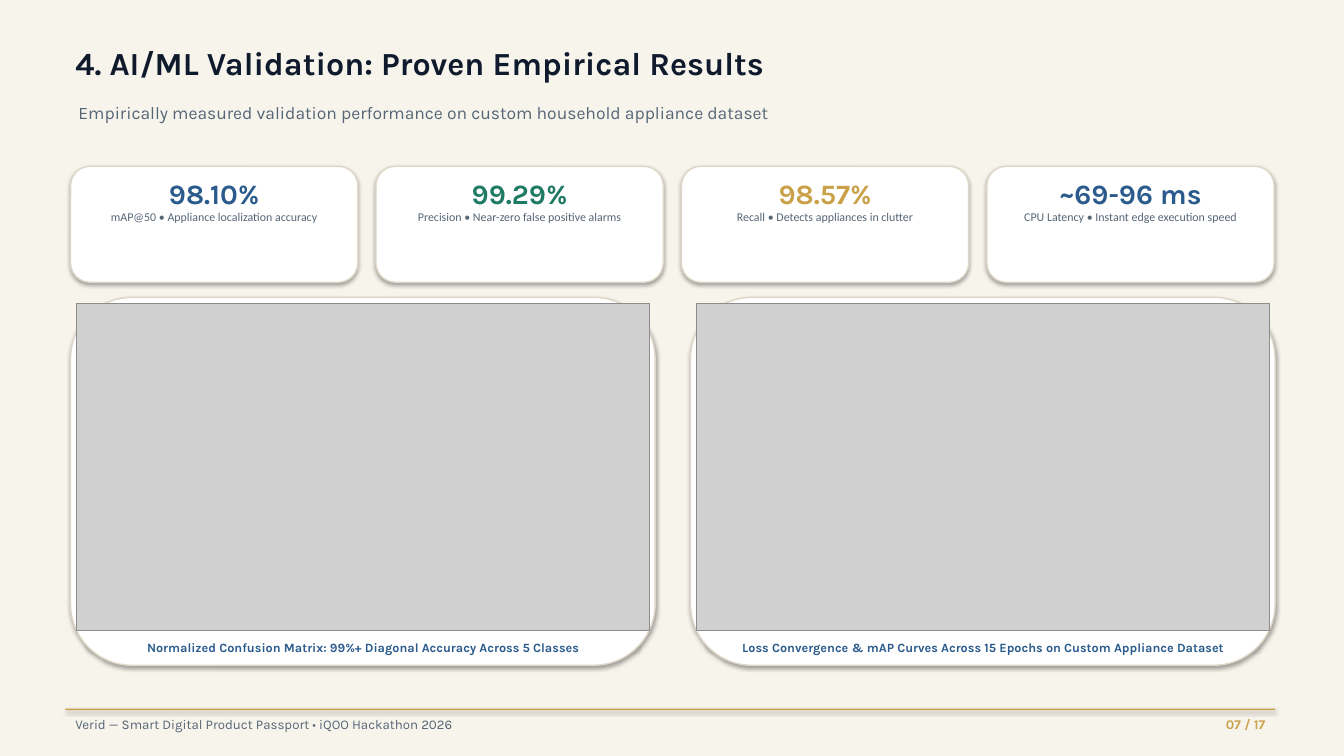
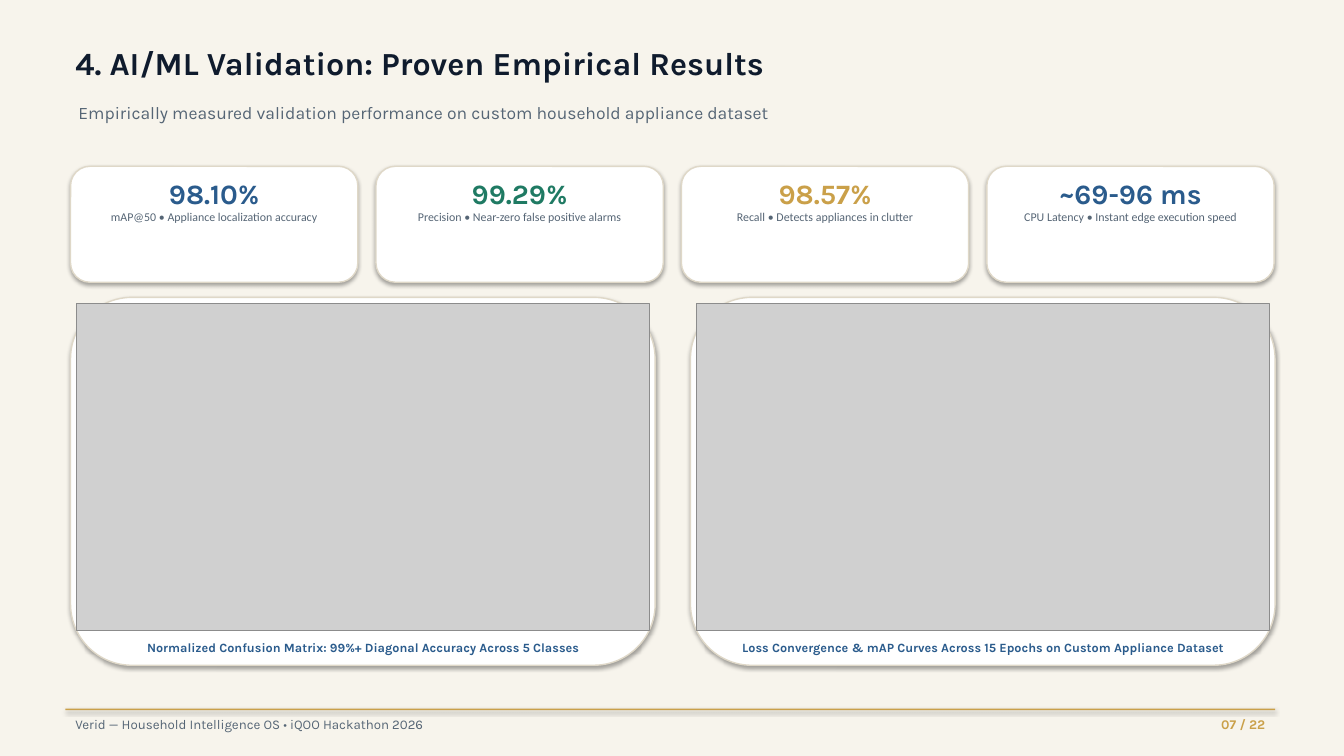
Before and after one commit to ATS-AI-6278/IQ-Hackathon, a slide deck: slide 7 of Smart_Product_Passport_Project_Presentation.pptx. Drawn at 1344x756 pixels with LibreOffice and Linux fonts; fonts in the diff are those of the drawing; grey boxes stand for pictures. Boxes give left, top, right and bottom in pixels: in the first picture for what was removed or moved away, otherwise in the second. Text is boxed around its words. In the diff, an @@ line names an element or a change of style, - is before the commit and + after.

Commit message:
feat(presentation): upgrade to next-gen 22-slide Household Intelligence OS with AI mockups and product graph

```diff
--- a/Smart_Product_Passport_Project_Presentation.pptx
+++ b/Smart_Product_Passport_Project_Presentation.pptx
@@ text at (75,720,423,732): text changed @@
-Verid — Smart Digital Product Passport • iQOO Hackathon 2026
+Verid — Household Intelligence OS • iQOO Hackathon 2026
@@ text at (1221,720,1265,729): text changed @@
-07 / 17
+07 / 22
```
Also in this commit, not shown: 12 other slides changed, 9 slides added, 4 slides removed, 26 other files.
